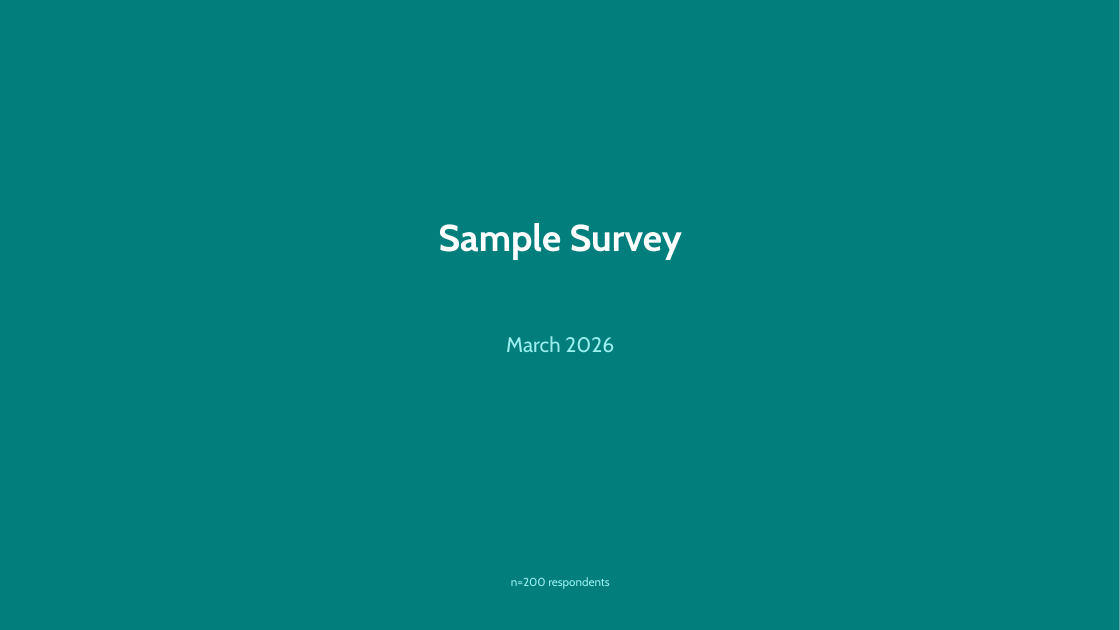
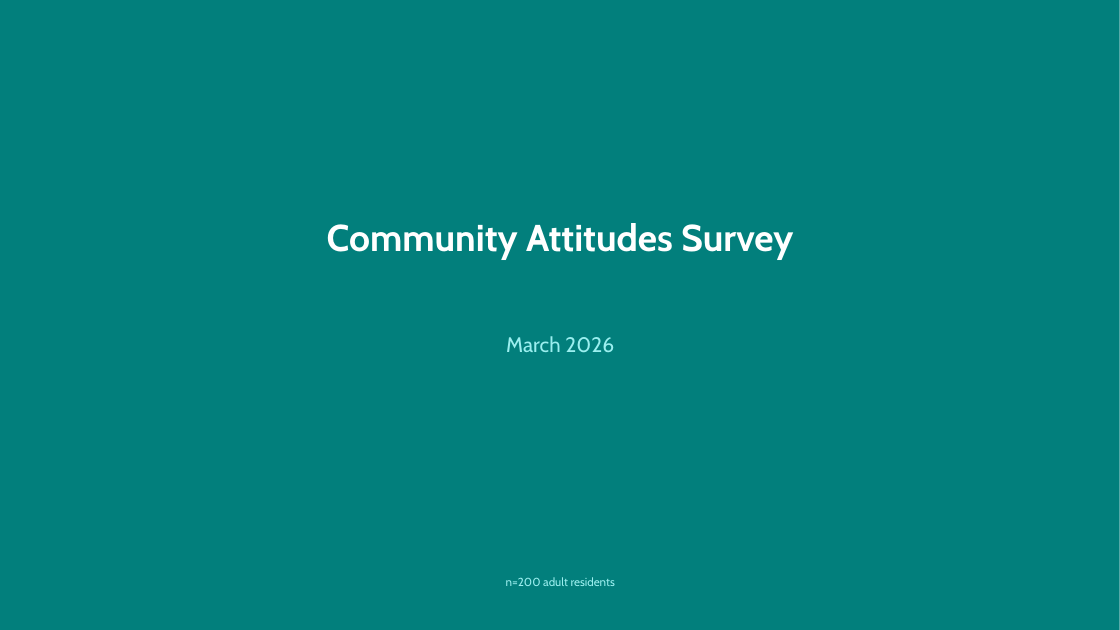
Before and after one commit to ThomasB4242/Test-1, a slide deck: slide 1 of sample_data/output.pptx. Drawn at 1120x630 pixels with LibreOffice and Linux fonts; fonts in the diff are those of the drawing; background and template pictures are left out. Boxes give left, top, right and bottom in pixels: in the first picture for what was removed or moved away, otherwise in the second. Text is boxed around its words. In the diff, an @@ line names an element or a change of style, - is before the commit and + after.

```diff
--- a/sample_data/output.pptx
+++ b/sample_data/output.pptx
@@ text at (327, 223, 793, 259): text changed @@
-Sample Survey
+Community Attitudes Survey
@@ text at (506, 577, 615, 586): text changed @@
-n=200 respondents
+n=200 adult residents
```
Also in this commit, not shown: 9 slides added, 6 slides removed, 2 other files.
